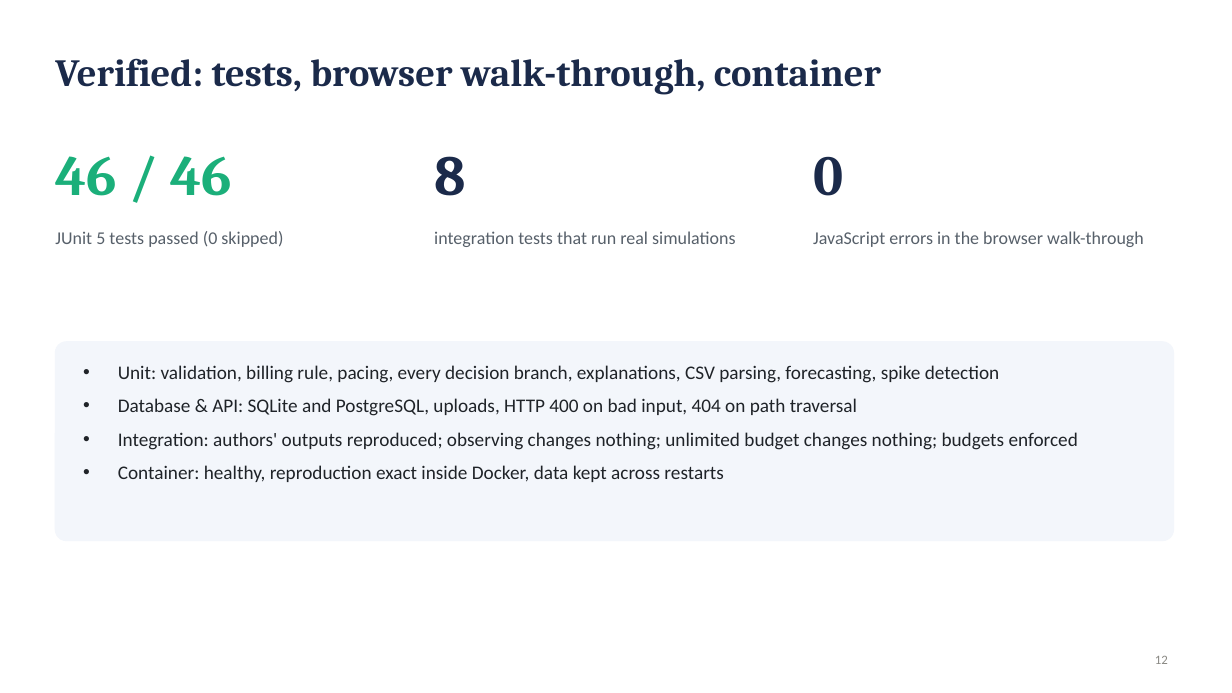
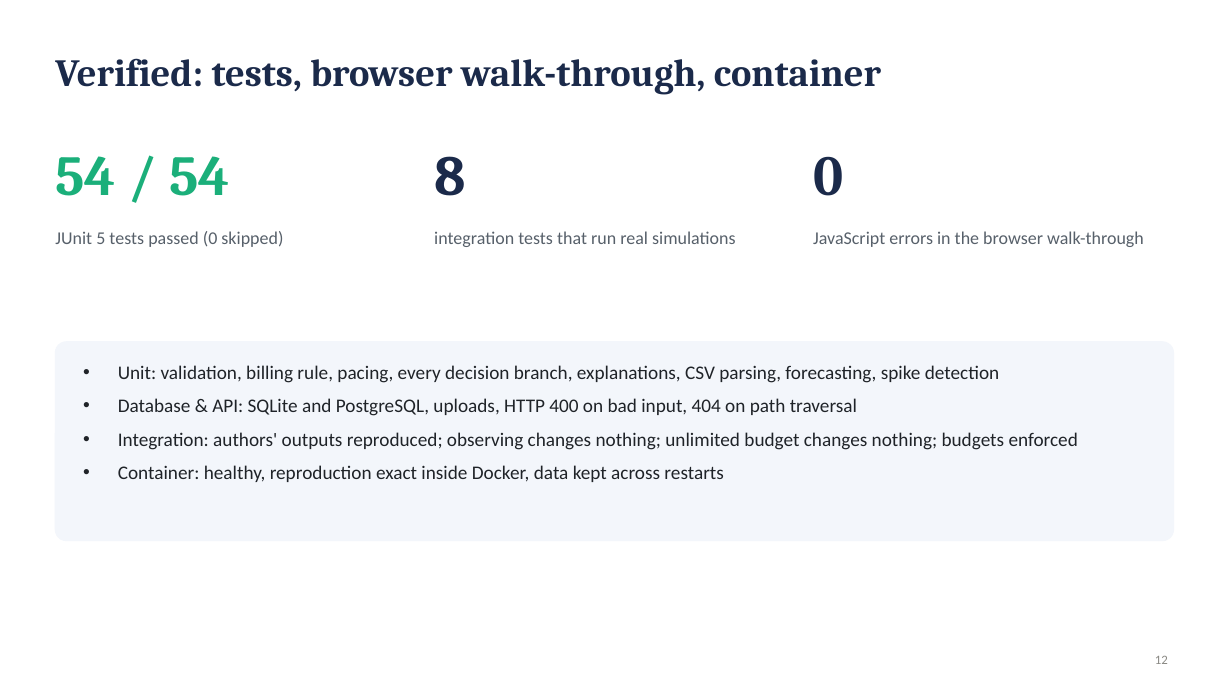
Before and after one commit to sachidesai9/AutoScale, a slide deck: slide 12 of docs/AutoScaleSim_Lab_Presentation.pptx. Drawn at 1232x693 pixels with LibreOffice and Linux fonts; fonts in the diff are those of the drawing. Boxes give left, top, right and bottom in pixels: in the first picture for what was removed or moved away, otherwise in the second. Text is boxed around its words. In the diff, an @@ line names an element or a change of style, - is before the commit and + after.

```diff
--- a/docs/AutoScaleSim_Lab_Presentation.pptx
+++ b/docs/AutoScaleSim_Lab_Presentation.pptx
@@ text at box(55, 156, 230, 196): text changed @@
-46 / 46
+54 / 54
```
Also in this commit, not shown: 2 other slides changed, 35 other files.
